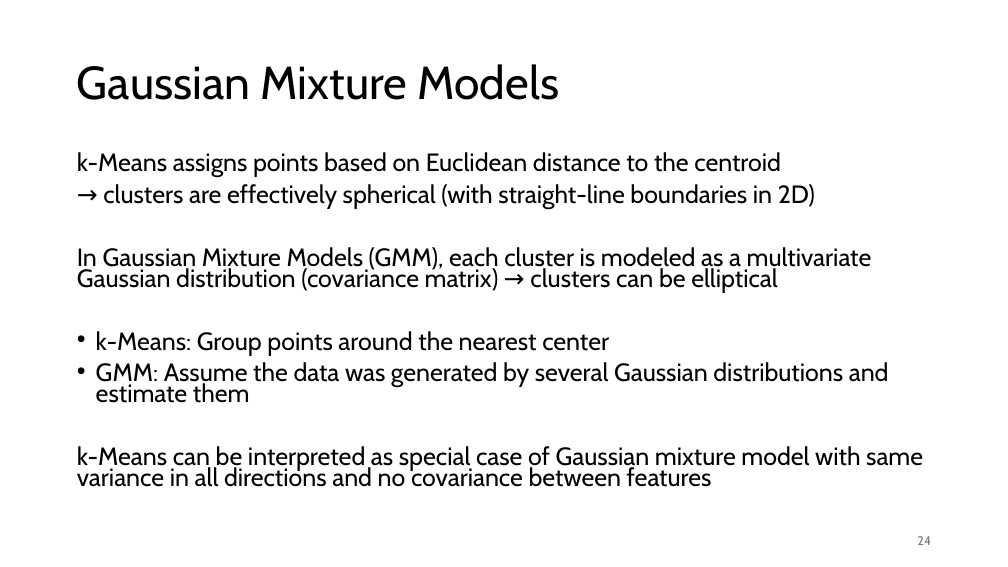
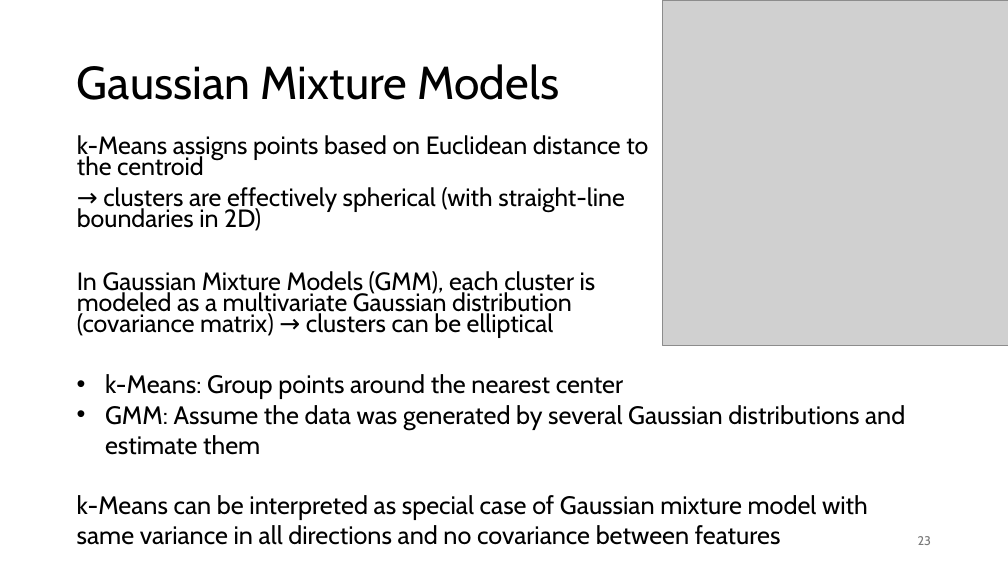
Before and after one commit to FelixWick/data_science, a slide deck: slide 23 of slides/2_clustering.pptx (slide 24 before the commit). Drawn at 1008x567 pixels with LibreOffice and Linux fonts; fonts in the diff are those of the drawing; grey boxes stand for pictures. Boxes give left, top, right and bottom in pixels: in the first picture for what was removed or moved away, otherwise in the second. Text is boxed around its words. In the diff, an @@ line names an element or a change of style, - is before the commit and + after.

Commit message:
more clustering examples

```diff
--- a/slides/2_clustering.pptx
+++ b/slides/2_clustering.pptx
@@ picture added at bbox=[662, 0, 1008, 346] @@
@@ text "k-Means assigns points based on ...": place and size @@
-text "k-Means assigns points based on ..." at bbox=[77, 152, 923, 487]
+text "k-Means assigns points based on ..." at bbox=[77, 135, 648, 338]
@@ text at bbox=[77, 331, 923, 487]: paragraphs removed @@
-• k-Means: Group points around the nearest center
-• GMM: Assume the data was generated by several Gaussian distributions and estimate them
-k-Means can be interpreted as special case of Gaussian mixture model with same variance in all directions and no covariance between features
@@ text added at bbox=[77, 374, 905, 545], 24 pt, text #000000 @@
+• k-Means: Group points around the nearest center
+• GMM: Assume the data was generated by several Gaussian distributions and estimate them
+k-Means can be interpreted as special case of Gaussian mixture model with same variance in all directions and no covariance between features
@@ page number at bbox=[918, 536, 931, 545]: text changed @@
-24
+23
```
Also in this commit, not shown: 8 other slides changed, 5 slides added, 1 slide removed, 3 other files.
